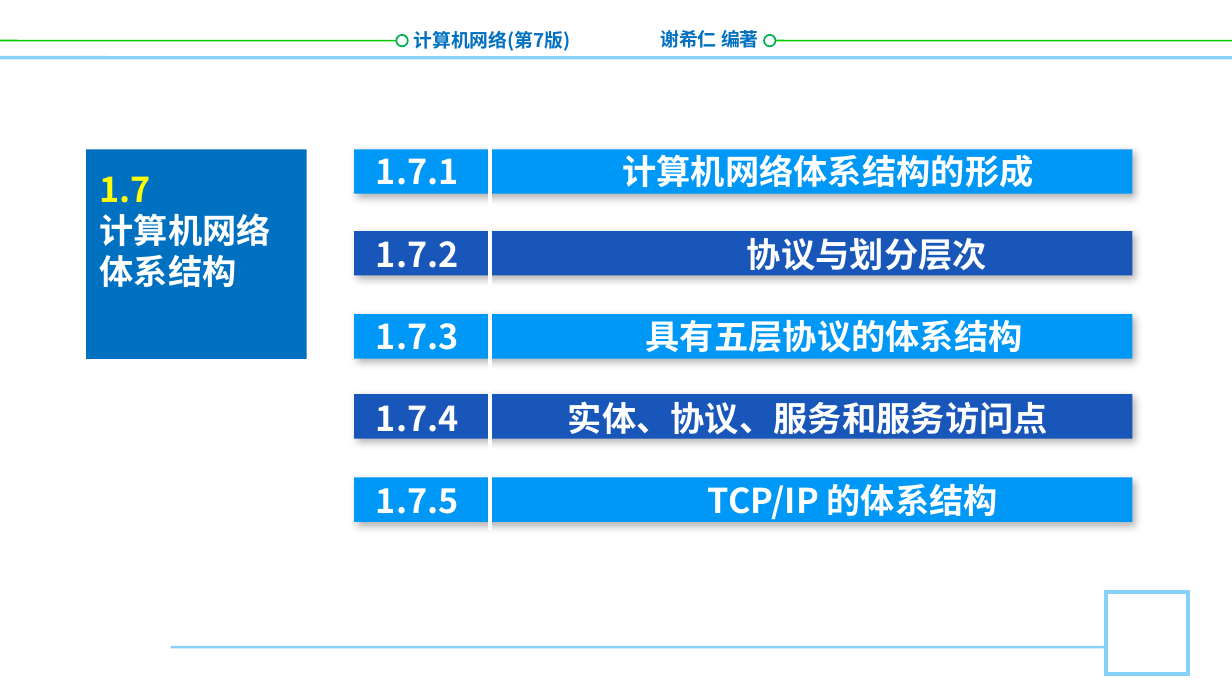
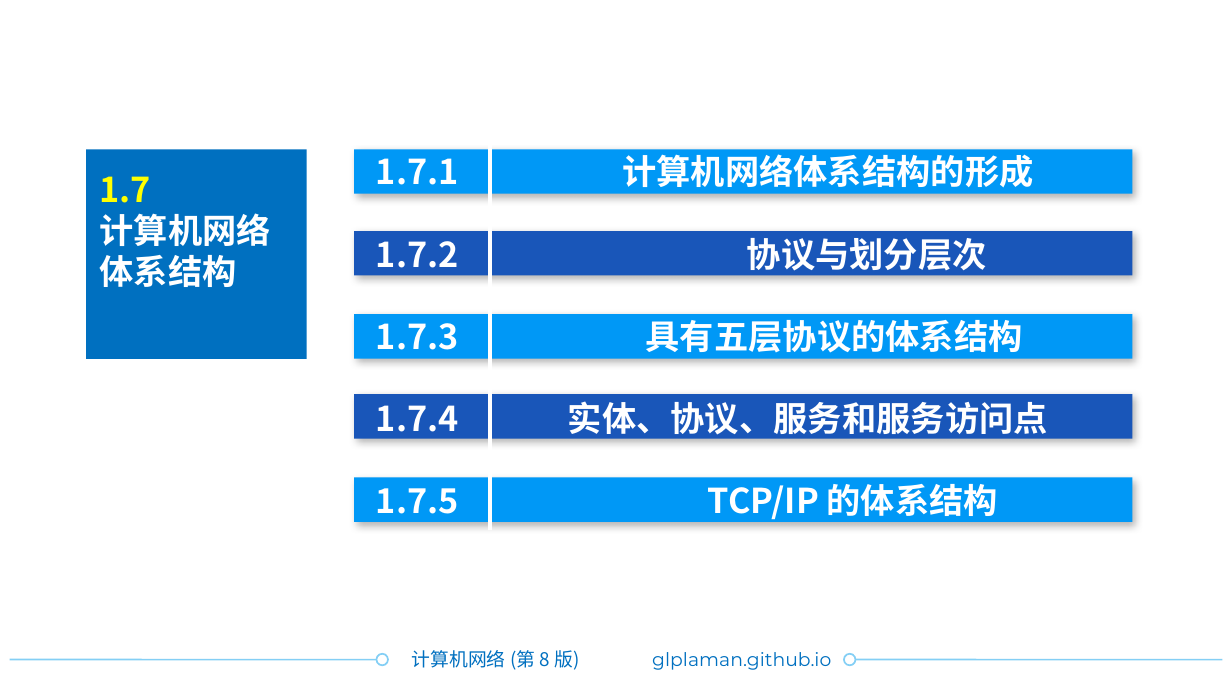
Before and after one commit to glplaman/glplaman.github.io, a slide deck: slide 96 of network/ppt/chap1.pptx (slide 95 before the commit). Drawn at 1232x693 pixels with LibreOffice and Linux fonts; fonts in the diff are those of the drawing; background and template pictures are left out. Boxes give left, top, right and bottom in pixels: in the first picture for what was removed or moved away, otherwise in the second. Text is boxed around its words. In the diff, an @@ line names an element or a change of style, - is before the commit and + after.

```diff
--- a/network/ppt/chap1.pptx
+++ b/network/ppt/chap1.pptx
@@ text removed at [660, 27, 759, 52] @@
-谢希仁 编著
@@ line removed from (0, 58) to (1232, 58) @@
@@ line removed from (0, 41) to (399, 41) @@
@@ ellipse removed at [397, 34, 408, 46] @@
@@ line removed from (764, 41) to (1232, 41) @@
@@ ellipse removed at [764, 34, 775, 46] @@
@@ rectangle removed at [1106, 593, 1189, 675] @@
@@ line added from (10, 659) to (388, 659), #84CFF5 1 pt @@
@@ line removed from (171, 647) to (1106, 647) @@
@@ ellipse added at [377, 654, 388, 665], fill #FFFFFF, outline #84CFF5 1 pt @@
@@ text at [411, 650, 579, 670]: text changed; bold off @@
-计算机网络(第7版)
+计算机网络 (第 8 版)
@@ text added at [652, 652, 831, 670], 11 pt, text #0070C0 @@
+glplaman.github.io
@@ line added from (844, 659) to (1222, 659), #84CFF5 1 pt @@
@@ ellipse added at [844, 654, 855, 665], fill #FFFFFF, outline #84CFF5 1 pt @@
```
Also in this commit, not shown: 148 other slides changed, 1 slide added, 11 other files.
